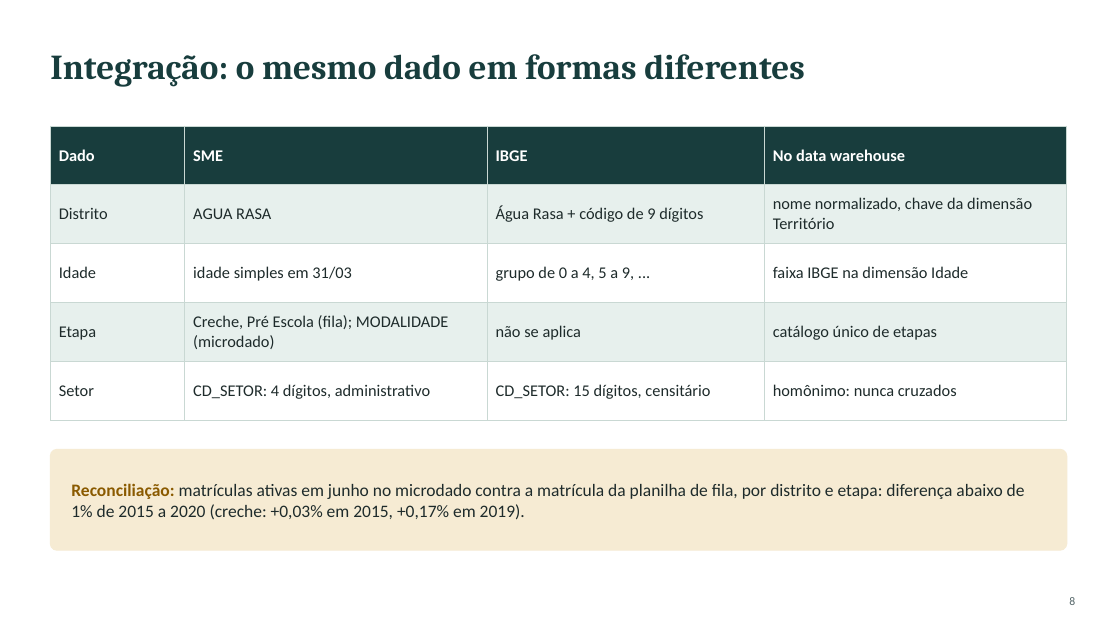
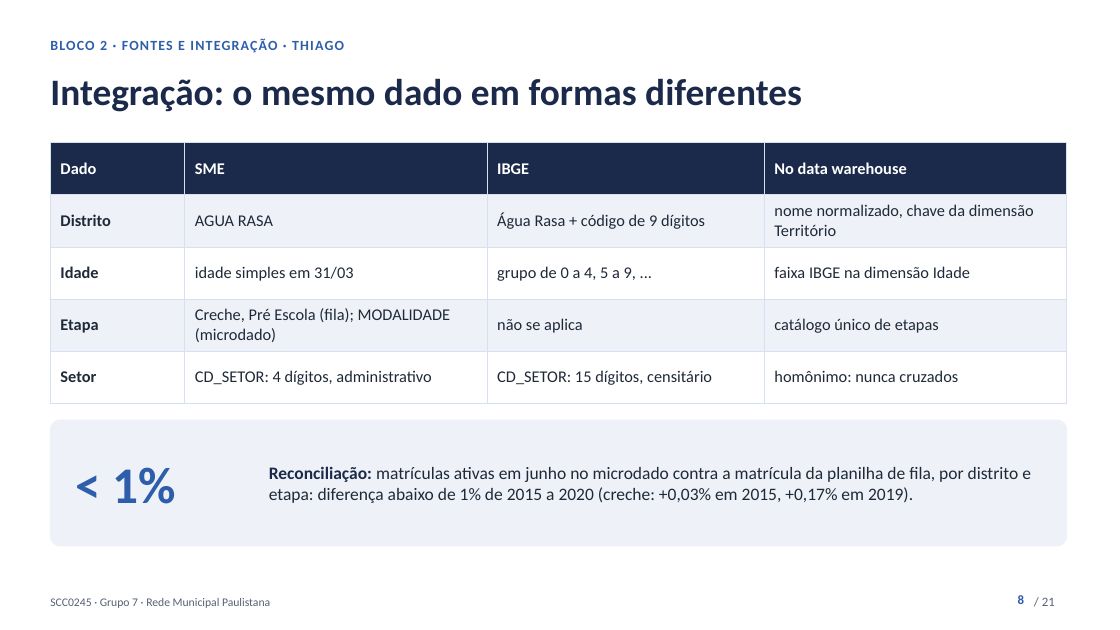
Before and after one commit to kevennlaranjeira/OLAP2026, a slide deck: slide 8 of docs/apresentacao/apresentacao-projeto1.pptx. Drawn at 1120x630 pixels with LibreOffice and Linux fonts; fonts in the diff are those of the drawing. Boxes give left, top, right and bottom in pixels: in the first picture for what was removed or moved away, otherwise in the second. Text is boxed around its words. In the diff, an @@ line names an element or a change of style, - is before the commit and + after.

Commit message:
docs(apresentacao): novo visual, número de página e animações (#4)
Slides com paleta única no tema, etiqueta de bloco e de quem apresenta, número de página, transição de esmaecimento e entrada em sequência dos cartões. Teste novo confere número de página, transição e animação.

```diff
--- a/docs/apresentacao/apresentacao-projeto1.pptx
+++ b/docs/apresentacao/apresentacao-projeto1.pptx
@@ text "Integração: o mesmo dado em ...": place and size @@
-text "Integração: o mesmo dado em ..." at box(50, 54, 805, 86)
+text "Integração: o mesmo dado em ..." at box(50, 78, 802, 112)
@@ text "Integração: o mesmo dado em ..." at box(50, 78, 802, 112): size 30 to 32 pt, font Cambria to Calibri, text colour #183D3D to #1B2A4A @@
@@ text added at box(50, 38, 344, 53), 12 pt, text #2E5EAA, bold @@
+BLOCO 2 · FONTES E INTEGRAÇÃO · THIAGO
@@ table at box(50, 143, 1067, 389) @@
@@ fill #183D3D to #1B2A4A in row 1 @@
@@ fill #E7F0ED to #EEF2F8 in 8 cells @@
@@ text colour #1E2B2B to #1F2937 @@
@@ bold on in "Distrito", "Idade", "Etapa", "Setor" @@
@@ borders changed @@
@@ table: place and size @@
-table at box(50, 126, 1067, 403)
+table at box(50, 143, 1067, 389)
@@ rounded rectangle: place and size @@
-rounded rectangle at box(50, 450, 1067, 550)
+rounded rectangle at box(50, 420, 1067, 546)
@@ rounded rectangle at box(50, 420, 1067, 546): fill #F6EBD3 to #EEF2F8; outline #F6EBD3 1 pt to #EEF2F8 0.75 pt; proportions changed @@
@@ text "Reconciliação: matrículas ativas em junho ...": place and size @@
-text "Reconciliação: matrículas ativas em junho ..." at box(71, 483, 1025, 520)
+text "Reconciliação: matrículas ativas em junho ..." at box(269, 466, 1031, 503)
@@ text "Reconciliação: matrículas ativas em junho ..." at box(269, 466, 1031, 503): text colour #8A5A00 to #1B2A4A in "Reconciliação:"; text colour #1E2B2B to #1F2937 @@
@@ text added at box(113, 467, 176, 504), 44 pt, text #2E5EAA, bold @@
+< 1%
@@ text added at box(50, 598, 270, 608), 10 pt, text #566175 @@
+SCC0245 · Grupo 7 · Rede Municipal Paulistana
@@ page number: place and size @@
-page number at box(1069, 597, 1075, 605)
+page number at box(1018, 595, 1024, 604)
@@ page number at box(1018, 595, 1024, 604): size 10 to 11 pt, text colour #56676A to #2E5EAA, bold on; vertical alignment middle to top @@
@@ text added at box(1042, 597, 1055, 606), 11 pt, text #566175 @@
+/ 21
```
Also in this commit, not shown: 20 other slides changed, 4 other files.
